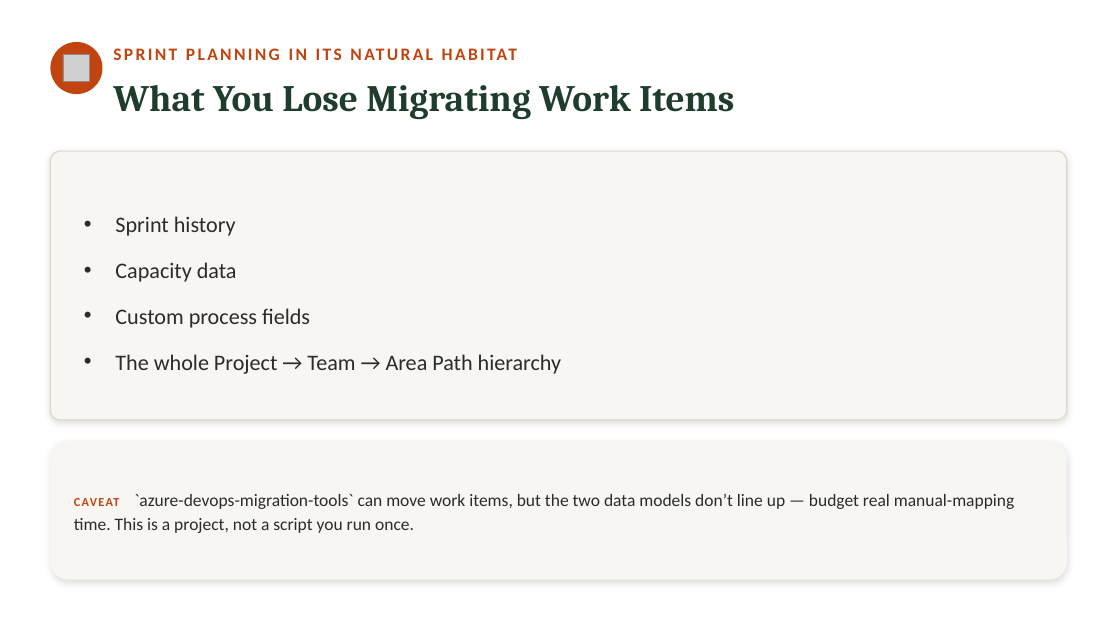
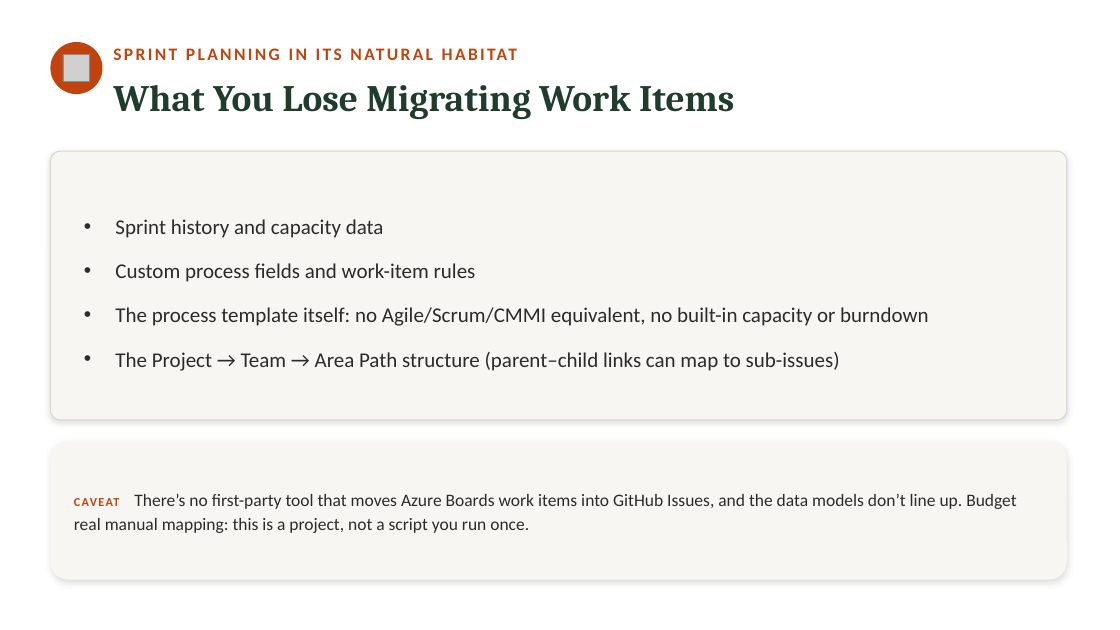
Before and after one commit to neumann1990/Azure_DevOps_To_GitHub, a slide deck: slide 32 of presentation/azure-devops-to-github-the-great-migration-FULL-DECK.pptx (slide 36 before the commit). Drawn at 1120x630 pixels with LibreOffice and Linux fonts; fonts in the diff are those of the drawing; grey boxes stand for pictures. Boxes give left, top, right and bottom in pixels: in the first picture for what was removed or moved away, otherwise in the second. Text is boxed around its words. In the diff, an @@ line names an element or a change of style, - is before the commit and + after.

```diff
--- a/presentation/azure-devops-to-github-the-great-migration-FULL-DECK.pptx
+++ b/presentation/azure-devops-to-github-the-great-migration-FULL-DECK.pptx
@@ text at <box>115,219,928,371</box>: text changed; size 19 to 18 pt @@
-• Sprint history
-• Capacity data
-• Custom process fields
-• The whole Project → Team → Area Path hierarchy
+• Sprint history and capacity data
+• Custom process fields and work-item rules
+• The process template itself: no Agile/Scrum/CMMI equivalent, no built-in capacity or burndown
+• The Project → Team → Area Path structure (parent–child links can map to sub-issues)
@@ text at <box>74,494,1016,533</box>: text changed @@
-CAVEAT `azure-devops-migration-tools` can move work items, but the two data models don’t line up — budget real manual-mapping time. This is a project, not a script you run once.
+CAVEAT There’s no first-party tool that moves Azure Boards work items into GitHub Issues, and the data models don’t line up. Budget real manual mapping: this is a project, not a script you run once.
```
Also in this commit, not shown: 19 other slides changed, 5 slides removed.
